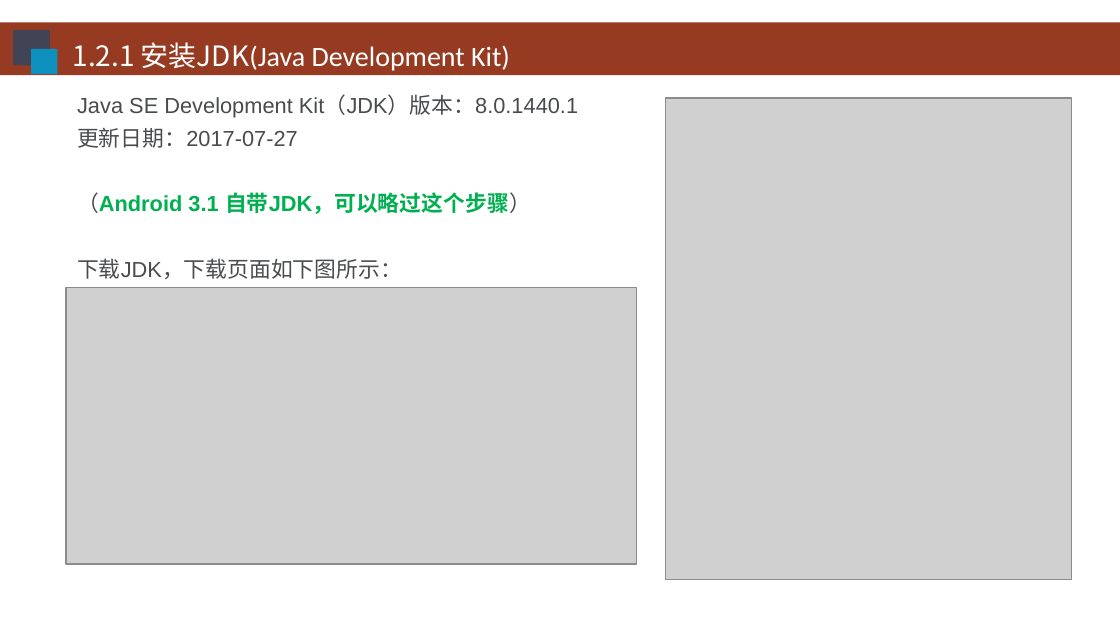
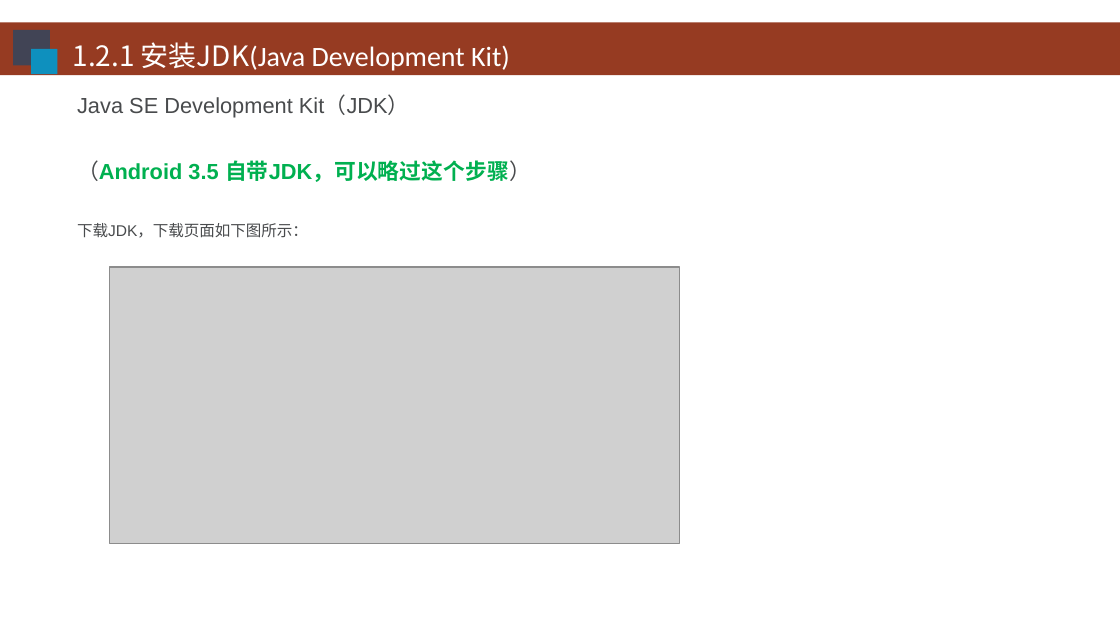
Before and after one commit to HBU/Android-PPT, a slide deck: slide 5 of 01.0 -- 配置环境 -- 第01章.ppt. Drawn at 1120x630 pixels with LibreOffice and Linux fonts; fonts in the diff are those of the drawing; grey boxes stand for pictures; background and template pictures are left out. Boxes give left, top, right and bottom in pixels: in the first picture for what was removed or moved away, otherwise in the second. Text is boxed around its words. In the diff, an @@ line names an element or a change of style, - is before the commit and + after.

Commit message:
更新内容

```diff
--- a/01.0 -- 配置环境 -- 第01章.ppt
+++ b/01.0 -- 配置环境 -- 第01章.ppt
@@ text at (x1=77, y1=96, x2=531, y2=182): text changed @@
-Java SE Development Kit（JDK）版本：8.0.1440.1
-更新日期：2017-07-27
-（Android 3.1 自带JDK，可以略过这个步骤）
+Java SE Development Kit（JDK）
+（Android 3.5 自带JDK，可以略过这个步骤）
@@ picture removed at (x1=665, y1=99, x2=1072, y2=580) @@
@@ text at (x1=77, y1=223, x2=308, y2=238): size 14 to 10 pt in "下载JDK，下载页面如下图所示：" @@
@@ picture moved from (x1=66, y1=288, x2=636, y2=564) to (x1=110, y1=268, x2=680, y2=544) @@
```
Also in this commit, not shown: 3 other slides changed, 2 slides added, 3 slides removed, 1 other file.
